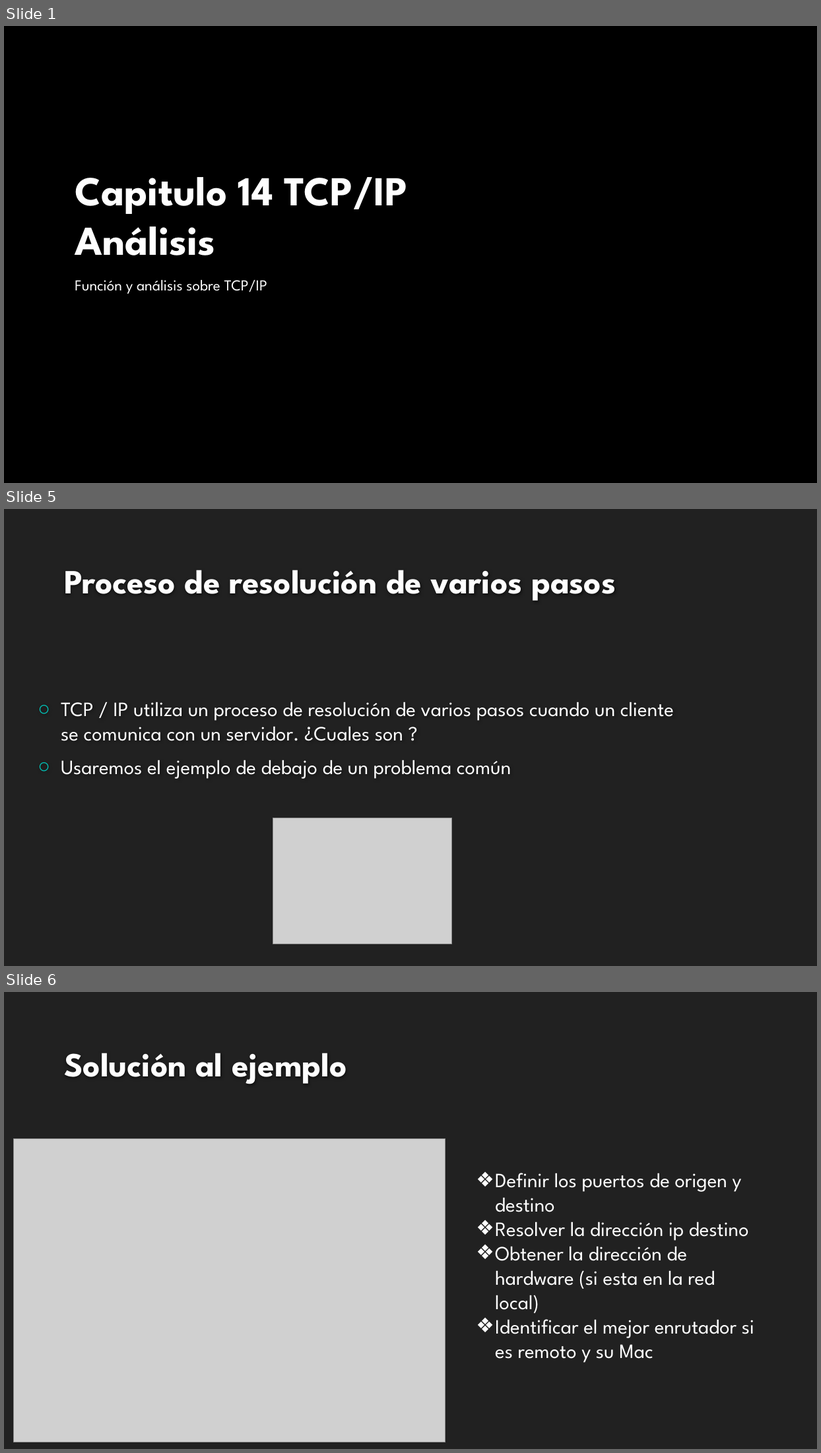
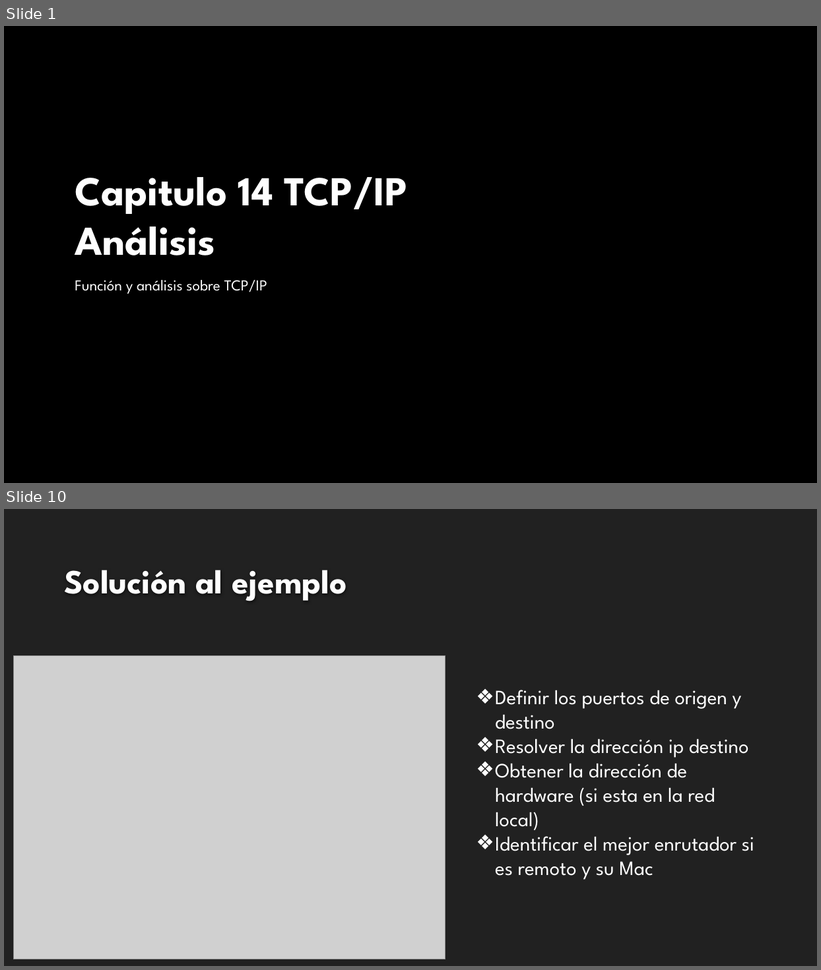
Before and after one commit to Omar-Vazquez-C/Tareas-Telecom, a slide deck: Presentacion Chapter 14 Vazquez Canto Andres.pptx. Shown one above the other, each under a label of ours: slides 1, 5 and 6 before the commit, slides 1 and 10 after it; the slides between them are not shown. The pictures are 821x1453 and 821x970 pixels, drawn with LibreOffice and Linux fonts; fonts in the diff are those of the drawing; grey boxes stand for pictures; background and template pictures are left out. Boxes give left, top, right and bottom in pixels: in the first picture for what was removed or moved away, otherwise in the second. Text is boxed around its words. In the diff, an @@ line names an element or a change of style, - is before the commit and + after.

```diff
--- a/Presentacion Chapter 14 Vazquez Canto Andres.pptx
+++ b/Presentacion Chapter 14 Vazquez Canto Andres.pptx
@@ slide 5 removed at box(4, 509, 817, 966), background #212121 @@
@@ title removed at box(64, 570, 616, 601) @@
-Proceso de resolución de varios pasos
@@ text removed at box(61, 702, 674, 779) @@
-○ TCP / IP utiliza un proceso de resolución de varios pasos cuando un cliente se comunica con un servidor. ¿Cuales son ?
-○ Usaremos el ejemplo de debajo de un problema común
@@ picture removed at box(273, 819, 451, 945) @@
@@ what was slide 6 is now slide 10 @@
```
Also in this commit, not shown: 3 slides changed, 5 slides added, 8 other slides removed.
